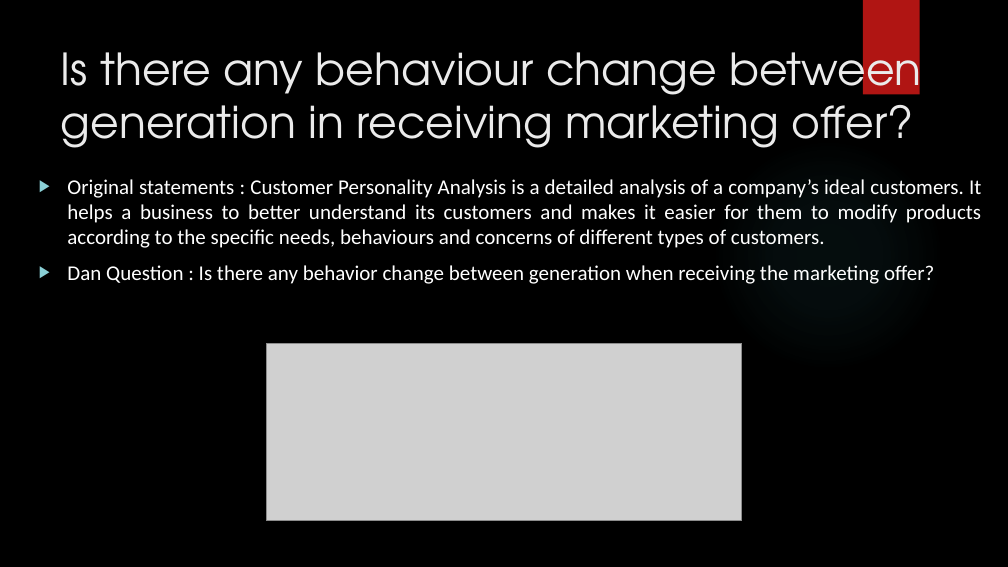
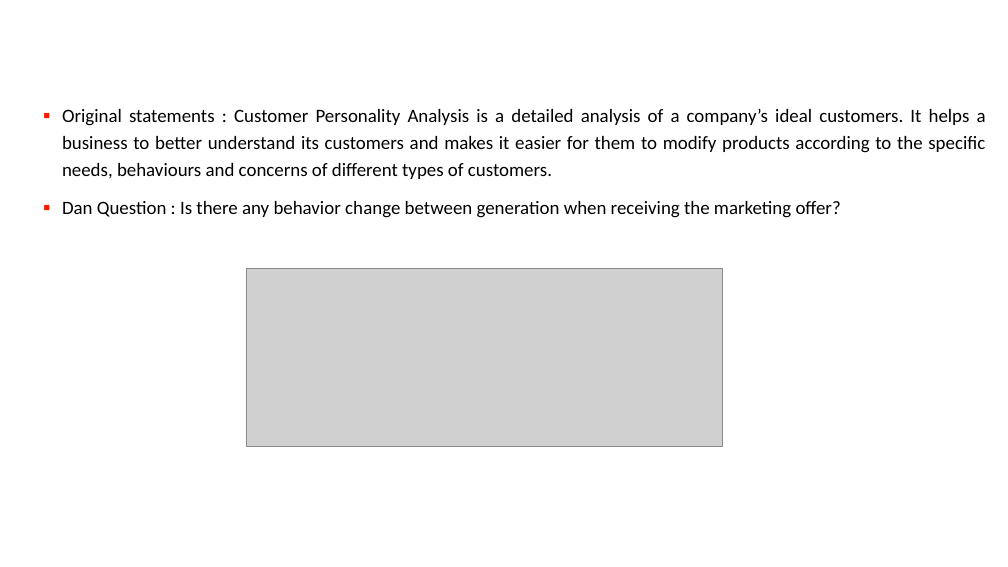
Before and after one commit to Dan2024IronHack/Mid-Project-Dan, a slide deck: slide 2 of Mid Project - Dan H.pptx. Drawn at 1008x567 pixels with LibreOffice and Linux fonts; fonts in the diff are those of the drawing; grey boxes stand for pictures; background and template pictures are left out. Boxes give left, top, right and bottom in pixels: in the first picture for what was removed or moved away, otherwise in the second. Text is boxed around its words. In the diff, an @@ line names an element or a change of style, - is before the commit and + after.

```diff
--- a/Mid Project - Dan H.pptx
+++ b/Mid Project - Dan H.pptx
@@ background picture (left out) to #FFFFFF @@
@@ rectangle removed at (863, 0, 920, 95) @@
@@ title removed at (61, 39, 922, 148) @@
-Is there any behaviour change between generation in receiving marketing offer?
@@ text "Original statements : Customer Personality ...": place and size @@
-text "Original statements : Customer Personality ..." at (67, 179, 981, 284)
+text "Original statements : Customer Personality ..." at (62, 109, 986, 218)
@@ text "Original statements : Customer Personality ..." at (62, 109, 986, 218): size 20 to 18 pt, text colour #FFFFFF to #000000; bullet ▶ to ▪; line spacing 1 to 1.2; bullet colour #8AD0D6 to #F81B02 @@
@@ ellipse removed at (712, 138, 944, 371) @@
@@ picture: place and size @@
-picture at (266, 343, 742, 521)
+picture at (247, 269, 722, 447)
```
Also in this commit, not shown: 3 other slides changed, 2 slides added, 10 other files.
